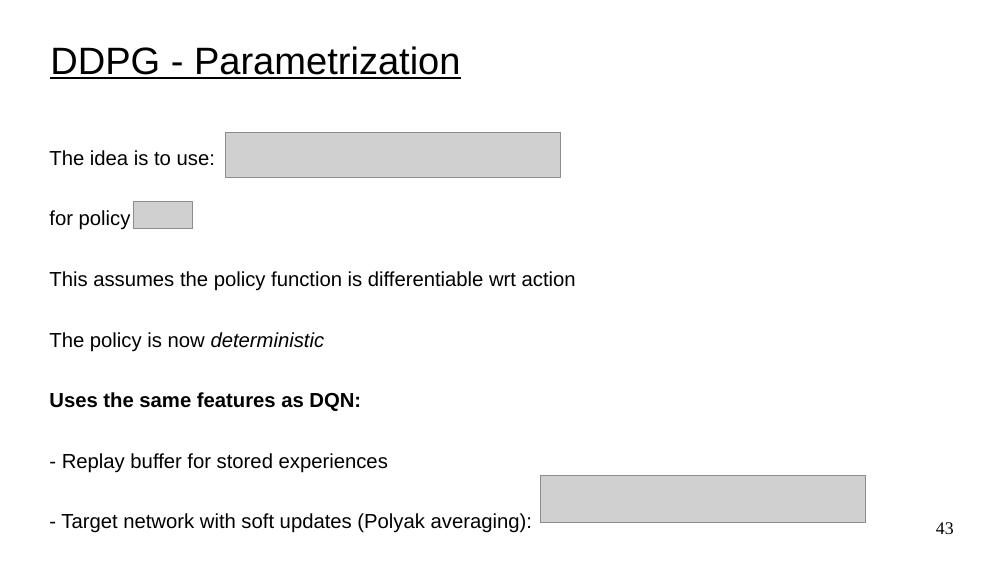
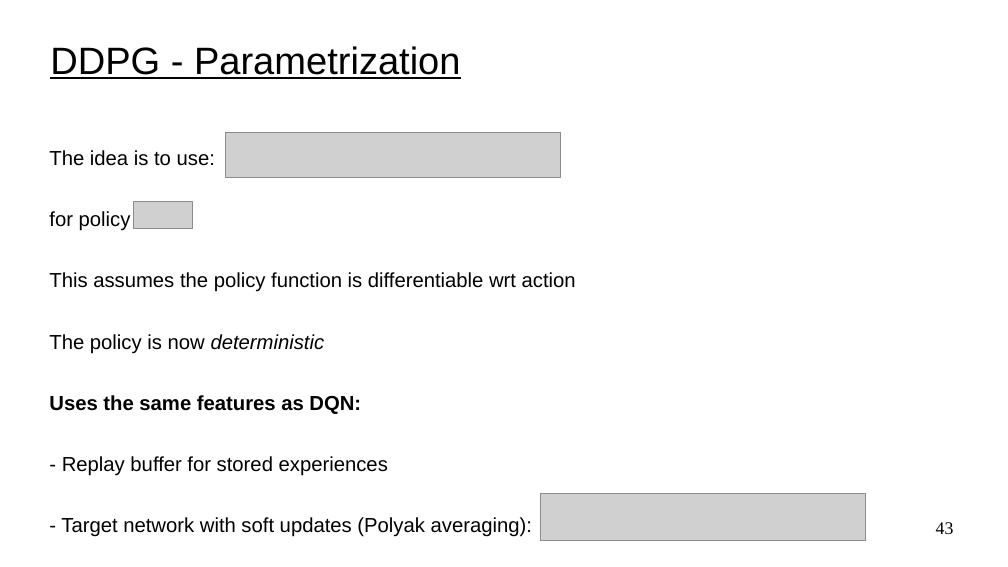
Before and after one commit to UVADS/reinforcement_learning, a slide deck: slide 43 of 08_policy_gradients_extensions/policy_gradients_extensions.ppt. Drawn at 1008x567 pixels with LibreOffice and Linux fonts; fonts in the diff are those of the drawing; grey boxes stand for pictures. Boxes give left, top, right and bottom in pixels: in the first picture for what was removed or moved away, otherwise in the second. Text is boxed around its words. In the diff, an @@ line names an element or a change of style, - is before the commit and + after.

```diff
--- a/08_policy_gradients_extensions/policy_gradients_extensions.ppt
+++ b/08_policy_gradients_extensions/policy_gradients_extensions.ppt
@@ text "The idea is to use:" rewrapped from [49,150,576,533] to [49,150,576,537] @@
@@ picture: place and size @@
-picture at [541,476,865,522]
+picture at [541,494,865,541]
```
Also in this commit, not shown: 2 other slides changed, 1 other file.
